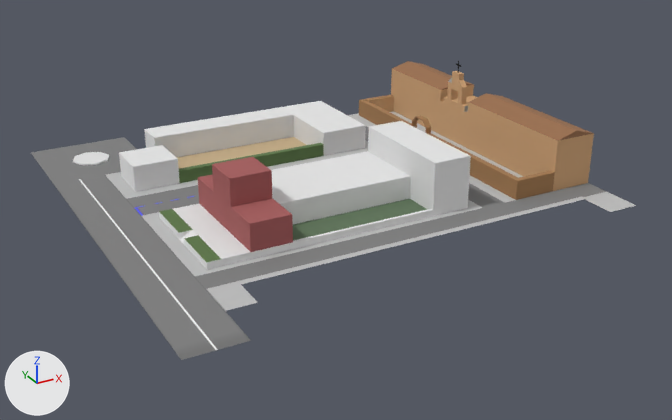
Two versions of the Blender file assets/models/chunks/inmaculada.blend, one commit apart.
One viewpoint serves both versions: a 50 mm camera at (-29.9, -80.8, 53.6) aimed at (31.8, 31.4, -2.4). Arrows for +X, +Y and +Z are at lower left; the lights stay in place. The picture after the commit comes second. Objects named as collision shapes, trigger or cutter boxes, shadow casters or lower levels of detail are left out.

Before the edit, the objects in view are built like this:
```python
ob_hospital = bpy.data.objects.new('Hospital', me_plane_003)
ob_hospital.location = (45.0, 36.0, 0.0)
ob_hospital.rotation_euler = (0.0, 0.0, 3.142)  # degrees (0, 0, 180)
ob_institute = bpy.data.objects.new('Institute', me_plane_006)
ob_institute.location = (54.0, 43.0, 0.0)
ob_institute.rotation_euler = (0.0, 0.0, -1.571)  # degrees (0, 0, -90)
ob_institute.scale = (4.0, 4.0, 4.0)
ob_island = bpy.data.objects.new('Island', me_cylinder)
ob_island.location = (4.0, 64.0, 0.0)
ob_juventud = bpy.data.objects.new('Juventud', me_plane)
ob_juventud.location = (12.0, 27.0, 0.0)
ob_juventud.rotation_euler = (0.0, 0.0, -1.571)  # degrees (0, 0, -90)
ob_juventud.scale = (4.0, 4.0, 4.0)
ob_playground = bpy.data.objects.new('Playground', me_plane_010)
ob_playground.location = (32.0, 56.0, 0.0)
ob_sidewalk = bpy.data.objects.new('Sidewalk', me_plane_002)
ob_sidewalk.location = (4.0, 16.0, 0.0)
# me_plane_002
# before: 14 (59.0, -3.0, 0.0) at pixel (581, 197), 16 (59.0, -4.0, 0.0) at pixel (586, 200), 42 (59.0, -3.0, 0.2) at pixel (581, 196), 43 (59.0, -4.0, 0.2) at pixel (586, 198)
# also in view: 'Roundabout' at (4.0, 64.0, 0.0); 'Avenue' at (0.0, 28.0, 0.0); 'Buildings' at (26.0, 55.0, 2.0); 'Roads' at (36.0, 38.5, 0.0); 'Bush' at (25.5, 52.5, 1.0)
```
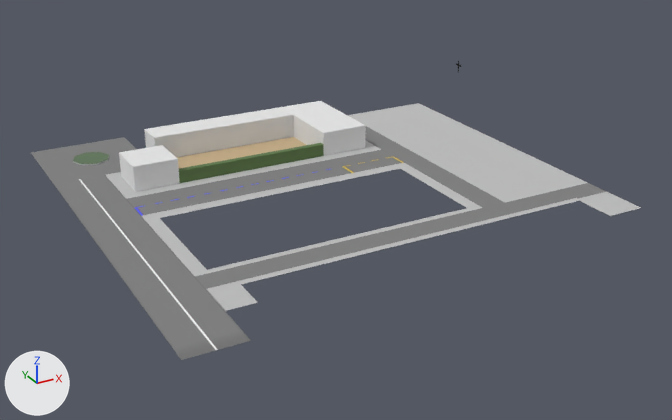
What changed in the scene script:
```text
Add mat_material_003:
    mat_material_003 = principled_material('Material.003')
    mat_material_003.base_color = (0.117, 0.181, 0.102)  # greyish green #60765a
    mat_material_003.roughness = 1.0
Add mat_material_004:
    mat_material_004 = principled_material('Material.004')
    mat_material_004.base_color = (0.521, 0.521, 0.521)  # light grey #bfbfbf
    mat_material_004.roughness = 1.0
Change me_plane_002:
    used by ob_sidewalk; location = (4.0, 16.0, 0.0)
    remove me_plane_002.from_pydata(...)  # 57 vertices, 25 faces; spans x 0.0..64.0, y -9.0..48.0, z 0.0..0.2
    add me_plane_002.from_pydata(...)  # 57 vertices, 25 faces; spans x 0.0..64.0, y -10.0..48.0, z 0.0..0.2
    me_plane_002 part 1
    add for i in [14, 16, 42, 43]: me_plane_002.vertices[i].co += Vector((-1.0, 0.0, 0.0))
    me_plane_002.vertices[15].co: (59.0, -9.0, 0.0) -> (58.0, -10.0, 0.0)  # pixel (610, 212) -> pixel (610, 216)
    me_plane_002.vertices[44].co: (64.0, -9.0, 0.0) -> (64.0, -10.0, 0.0)  # pixel (636, 205) -> pixel (641, 207)
Change me_cylinder:
    used by ob_island; location = (4.0, 64.0, 0.0)
    remove me_cylinder.from_pydata(...)  # 16 vertices, 10 faces; spans x -3.0..3.0, y -3.0..3.0, z 0.0..0.2
    add me_cylinder.from_pydata(...)  # 16 vertices, 9 faces; spans x -3.0..3.0, y -3.0..3.0, z 0.0..0.2
    me_cylinder part 2: 1 face spanning x -3.0..3.0, y -3.0..3.0, z 0.2 switches from no material to mat_material_003 (greyish green #60765a)
    edits to the shape of me_cylinder do not show in these pictures
    add me_cylinder.materials.append(mat_material_003)  # greyish green #60765a
    add me_cylinder.materials.append(mat_material_004)  # light grey #bfbfbf
Change ob_juventud:
    add ob_juventud.hide_set(True)
Change ob_hospital:
    add ob_hospital.hide_set(True)
Change ob_institute:
    add ob_institute.hide_set(True)
```

What differs and where, as boxes (x1, y1, x2, y2) in the pictures (672 x 420 px; the box of a moved part takes in the faces that stretch with it):
'Sidewalk', reshaped
    before: (106, 111, 636, 311)
    after: (106, 103, 641, 311)
'Hospital', hidden
    before: (272, 121, 471, 249)
'Institute', hidden
    before: (359, 61, 594, 200)
'Juventud', hidden
    before: (159, 157, 293, 270)
part 1 of me_plane_002, moved or reshaped
    before: (238, 192, 636, 284)
    after: (238, 192, 641, 284)
part 2 of me_cylinder, recoloured (white to greyish green)
    both: (73, 152, 109, 164)
